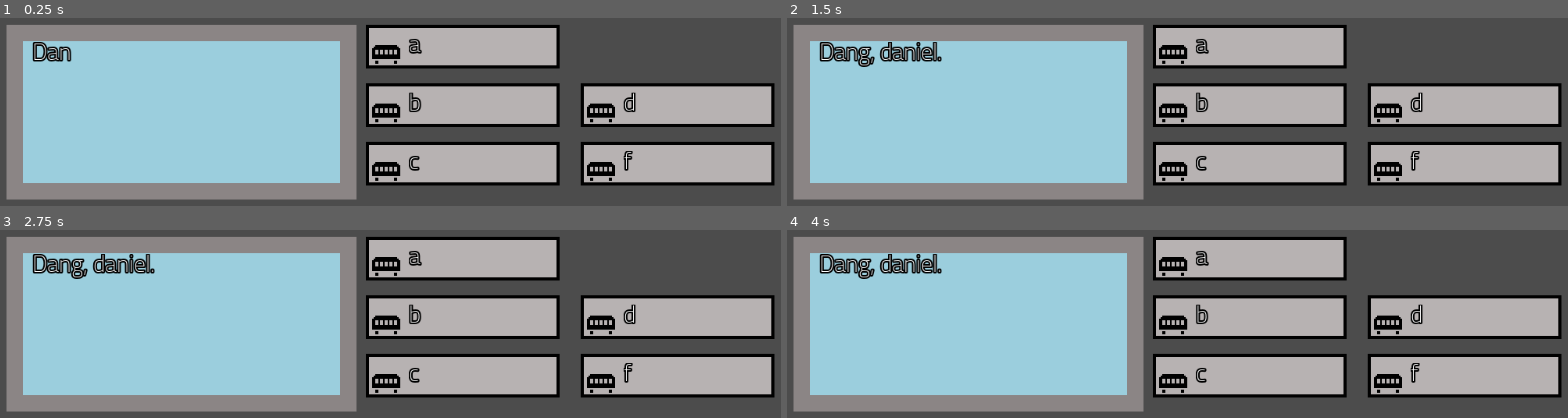
Above: before the commit, frames 1-4 (two rows, left to right).
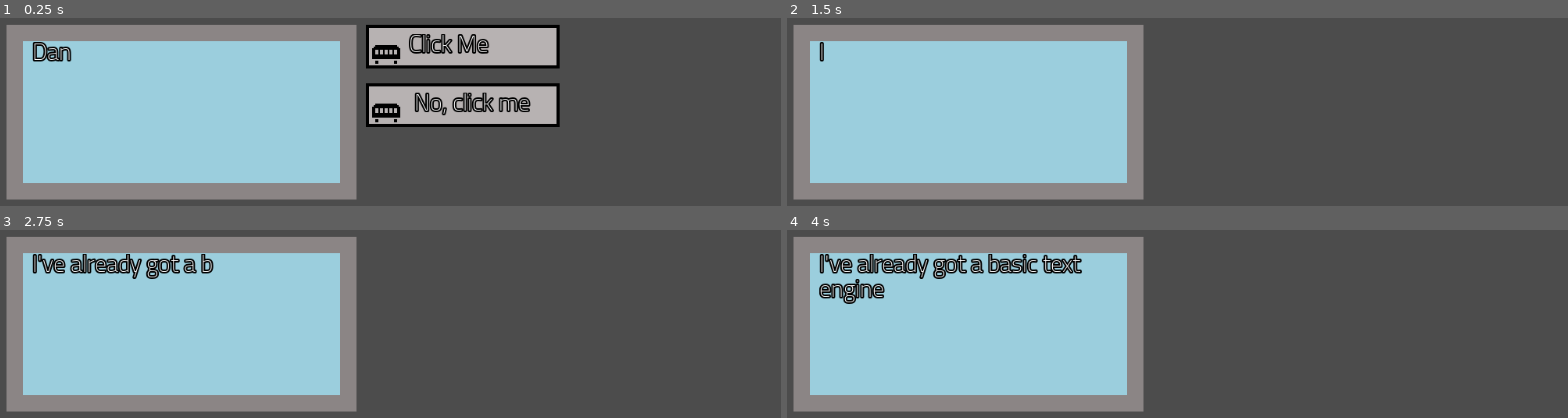
Above: after the commit, the same moments.

Repository: CtrlAltLeo/Horadeus
Game: Godot game, scene res://TextEngine/diobox.tscn
Two runs of this game, one before a commit and one after it. Both use one fixed random seed, a clock stepped at 60 frames per second and the inputs below. The project has no main scene, so this scene is started directly.
Inputs (mouse positions are in pixels of both pictures, inside the frame that each line leads up to):
- Up to frame 1 (0.25 s): no input
- Up to frame 2 (1.5 s): move the mouse to (966, 112) at 0.52 s; click (966, 112) at 0.6 s; tap Enter at 1.25 s; move the mouse to (1247, 46) at 1.27 s; click (1247, 46) at 1.35 s
- Up to frame 3 (2.75 s): move the mouse to (460, 316) at 2.02 s; click (460, 316) at 2.1 s
- Up to frame 4 (4 s): move the mouse to (1247, 374) at 2.77 s; click (1247, 374) at 2.85 s; move the mouse to (1466, 316) at 3.52 s; click (1466, 316) at 3.6 s

The runs differ from the first frame. In frame 1, 19% of the frame differs, in the area x 46-100%, y 8-90%; in frame 2, 29%; in frame 3, 30%; in frame 4, 31%, in the area x 4-100%, y 3-90%.

Commit message:
First Finished Text Engine

Diff:
--- a/TextEngine/diobox.gd
+++ b/TextEngine/diobox.gd
@@ -29,7 +29,7 @@
 
 #The actual Choice Text
 #Choice Format When It Triggers:How Many there are:ChoiceText1-X:Corrisponding Choice Destination
-var choices = ["0:6:a:b:c:d:e:f:1:1:1:1:1:1"]
+var choices = ["0:2:Click Me: No, click me:1:2"]
 
 func _ready():
 
@@ -135,14 +135,28 @@
 		nBox.text = choiceText[i]
 		nBox.des = choiceDes[i]
 
-		nBox.connect("clicked",self, "ChoiceClicked")
+		nBox.connect("clicked",self, "FlipToPage")
 
 		if i < 3:
 			nBox.position = Vector2(600, 388 + (i * 75))
 		else:
 			nBox.position = Vector2(875, 388 +( abs(i/2) * 75 ))
-		self.add_child(nBox)
+
+		$Choices.add_child(nBox)
 
 
-func ChoiceClicked(des):
-	print(des)
+
+
+func FlipToPage(page):
+	isAChoice = false
+	canSee = 0
+	endOfLine = false
+	active = int(page)
+	emit_signal("nextPage",active)
+	textBoxText.text = text[active]
+	canSeeTimer.start()
+
+	checkIfChoice()
+
+	for i in $Choices.get_child_count():
+		$Choices.get_child(i).queue_free()
--- a/TextEngine/diobox.tscn
+++ b/TextEngine/diobox.tscn
@@ -43,5 +43,7 @@
 [node name="CollisionShape2D" type="CollisionShape2D" parent="clickableObject"]
 position = Vector2( 240.443, 470.914 )
 shape = SubResource( 1 )
+
+[node name="Choices" type="Node2D" parent="."]
 [connection signal="timeout" from="canSeeTimer" to="." method="_on_canSeeTimer_timeout"]
 [connection signal="clicked" from="clickableObject" to="." method="_on_clickableObject_clicked"]
